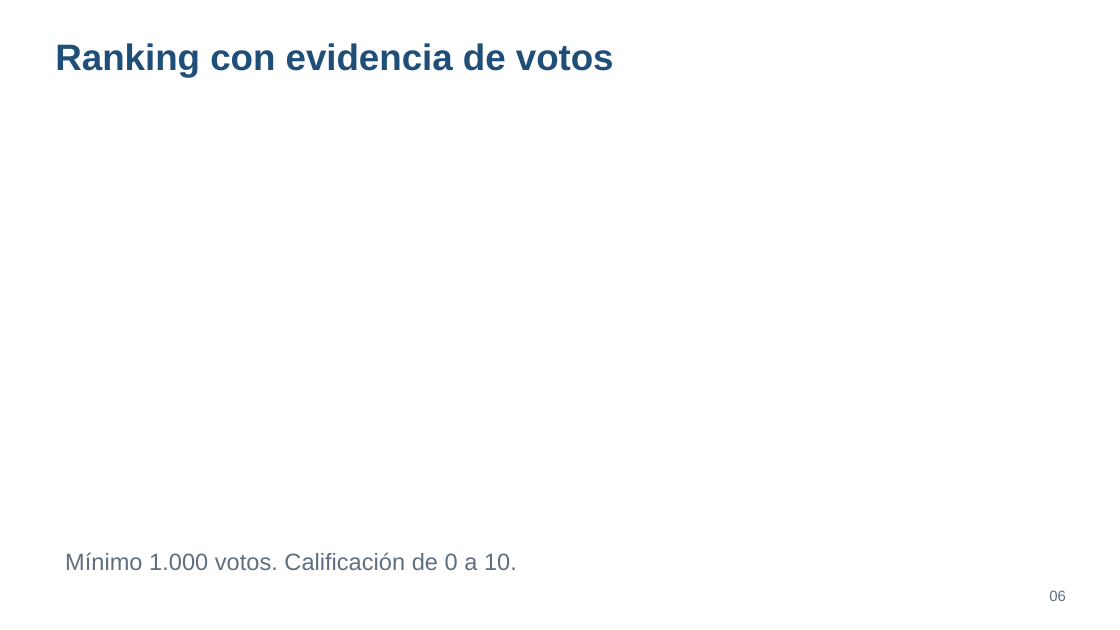
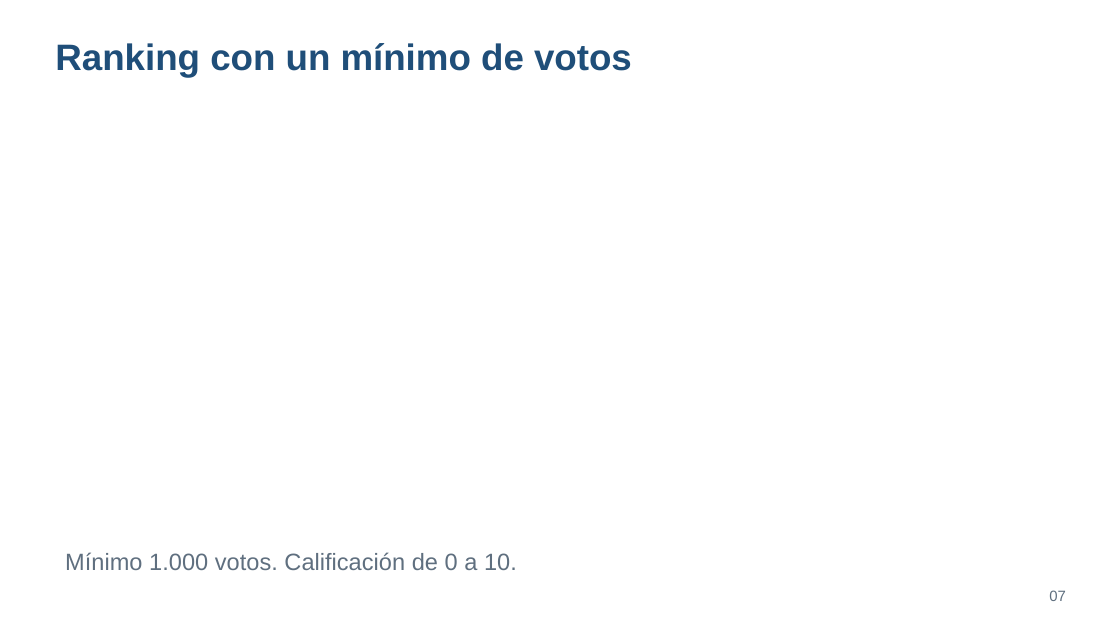
Before and after one commit to vicezepeda/STREAMVIEW-ANALYTICS, a slide deck: slide 7 of docs/Presentacion_StreamView_Semana9.pptx (slide 6 before the commit). Drawn at 1120x630 pixels with LibreOffice and Linux fonts; fonts in the diff are those of the drawing. Boxes give left, top, right and bottom in pixels: in the first picture for what was removed or moved away, otherwise in the second. Text is boxed around its words. In the diff, an @@ line names an element or a change of style, - is before the commit and + after.

```diff
--- a/docs/Presentacion_StreamView_Semana9.pptx
+++ b/docs/Presentacion_StreamView_Semana9.pptx
@@ text at [55,43,632,77]: text changed @@
-Ranking con evidencia de votos
+Ranking con un mínimo de votos
@@ text at [1049,590,1066,601]: text changed @@
-06
+07
```
Also in this commit, not shown: 6 other slides changed, 5 slides added, 3 slides removed, 27 other files.
